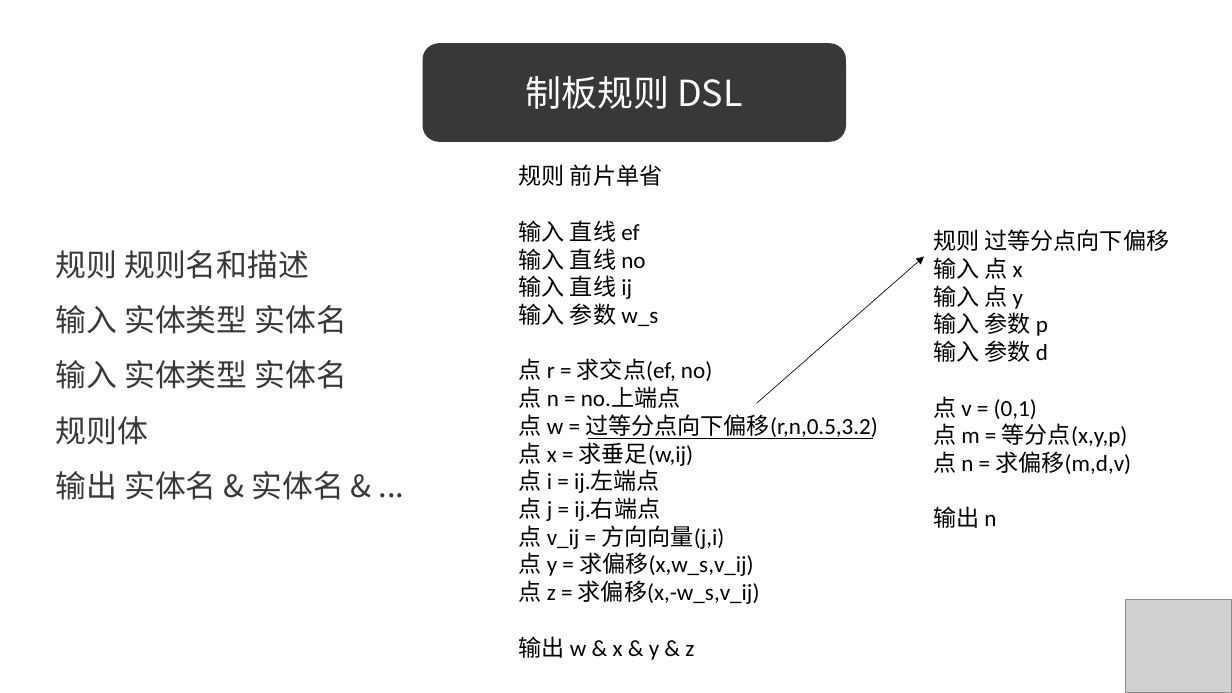
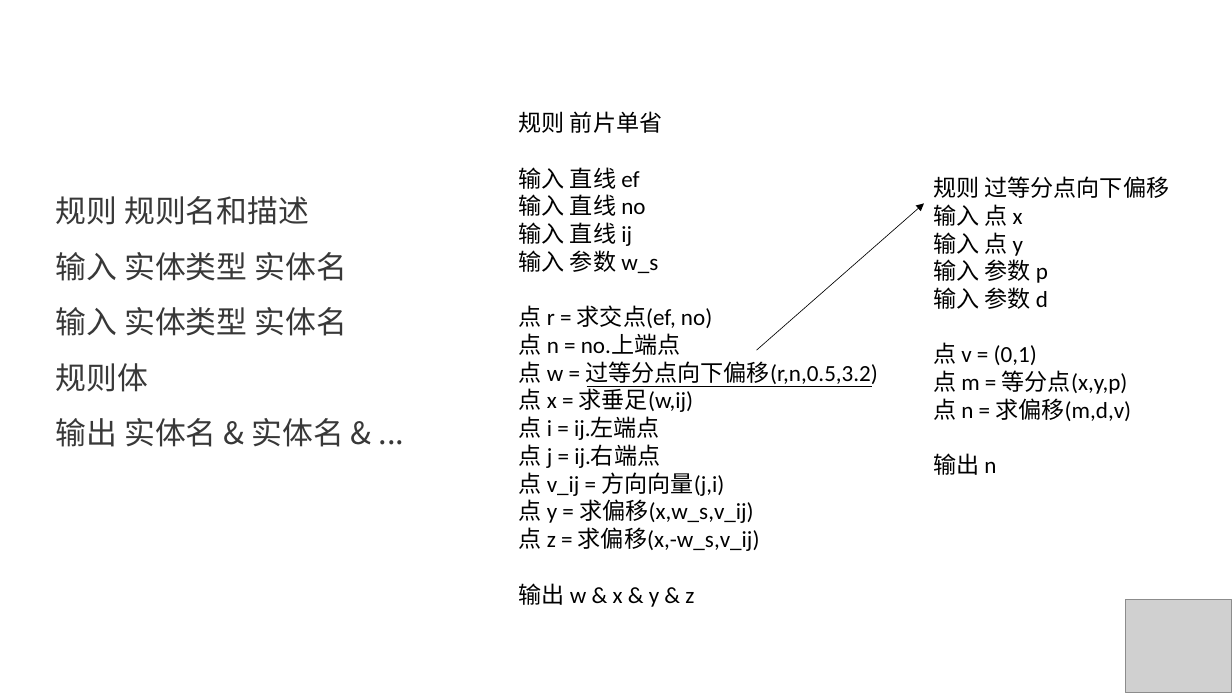
Before and after one commit to wushuangabao/ClothingPatternDesignSystem, a slide deck: slide 16 of 答辩PPT.pptx. Drawn at 1232x693 pixels with LibreOffice and Linux fonts; fonts in the diff are those of the drawing; grey boxes stand for pictures. Boxes give left, top, right and bottom in pixels: in the first picture for what was removed or moved away, otherwise in the second. Text is boxed around its words. In the diff, an @@ line names an element or a change of style, - is before the commit and + after.

```diff
--- a/答辩PPT.pptx
+++ b/答辩PPT.pptx
@@ rounded rectangle removed at (422,43,846,142) @@
-制板规则 DSL
@@ 3 texts, 1 arrow: place and size @@
-3 texts, 1 arrow at (56,164,1169,660)
+3 texts, 1 arrow at (56,111,1169,607)
@@ line moved from (588, 438) - (873, 438) to (587, 386) - (872, 386) @@
```
Also in this commit, not shown: 6 other slides changed, 1 other file.
